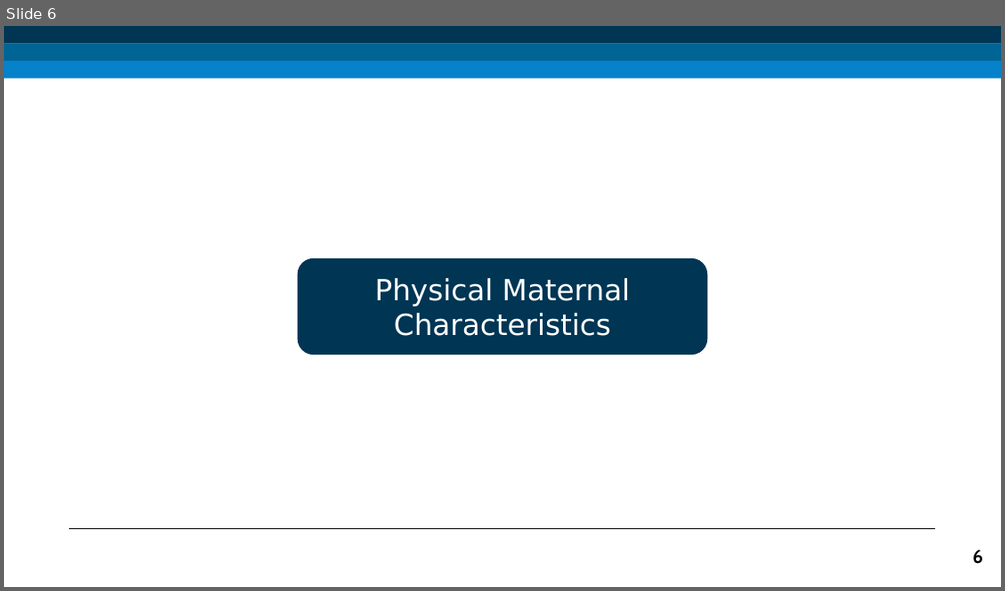
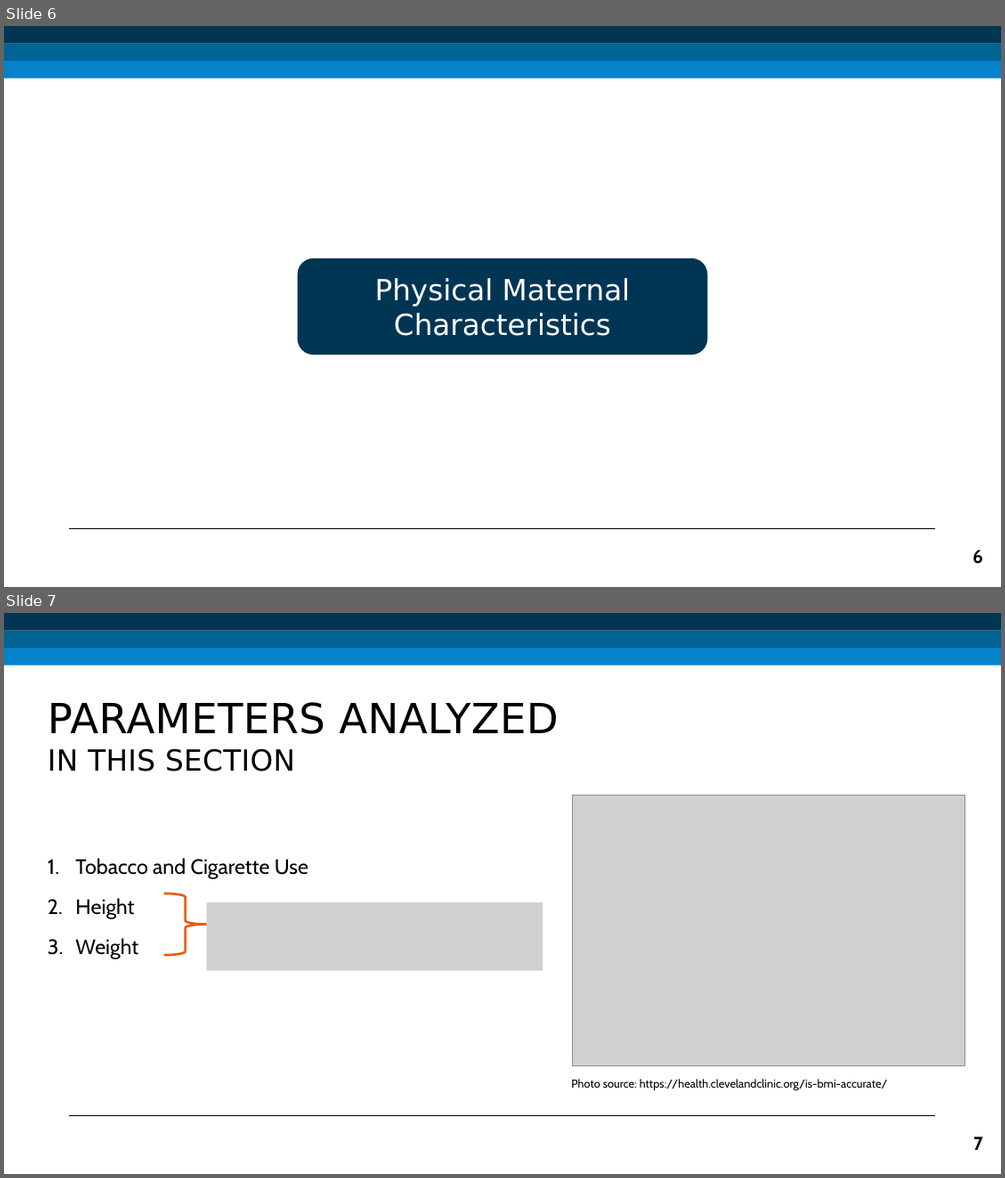
Before and after one commit to Abhijith-S-D/Pregnancy-Related_Complications_Mortality_in_US, a slide deck: presentation_materials/ece143-final_presentation.pptx. Shown one above the other, each under a label of ours: slide 6 before the commit, slides 6 and 7 after it. The pictures are 1005x591 and 1005x1178 pixels, drawn with LibreOffice and Linux fonts; fonts in the diff are those of the drawing; grey boxes stand for pictures. Boxes give left, top, right and bottom in pixels: in the first picture for what was removed or moved away, otherwise in the second. Text is boxed around its words. In the diff, an @@ line names an element or a change of style, - is before the commit and + after.

```diff
--- a/presentation_materials/ece143-final_presentation.pptx
+++ b/presentation_materials/ece143-final_presentation.pptx
@@ slide 7 added at [4,613,1001,1174], background #FFFFFF; not listed: 4 template elements that a slide beside it also shows @@
@@ title added at [48,702,558,771], 40 pt, text #000000 @@
+PARAMETERS ANALYZED
+IN THIS SECTION
@@ picture added at [573,795,965,1066] @@
@@ text added at [75,858,308,959], 20 pt, text #000000 @@
+1. Tobacco and Cigarette Use
+2. Height
+3. Weight
@@ right brace added at [164,893,207,955], outline #E85D04 2.25 pt @@
@@ picture added at [207,902,543,971] @@
@@ text added at [571,1078,888,1091], 11 pt, text #000000 @@
+Photo source: https://health.clevelandclinic.org/is-bmi-accurate/
@@ page number added at [973,1136,983,1150], 18 pt, text #000000, bold @@
+7
```
Also in this commit, not shown: 6 slides changed, 3 other slides added, 3 slides removed, 1 other file.
